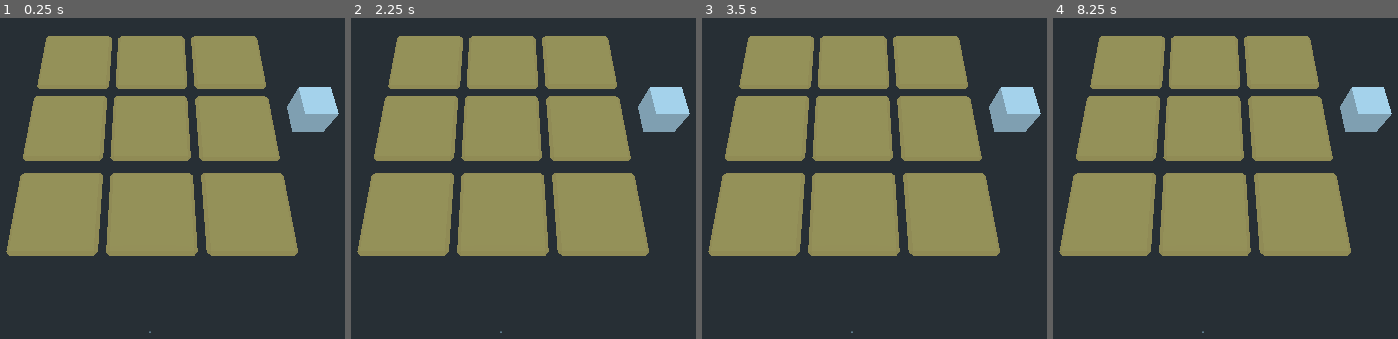
Above: before the commit, frames 1-4 (left to right).
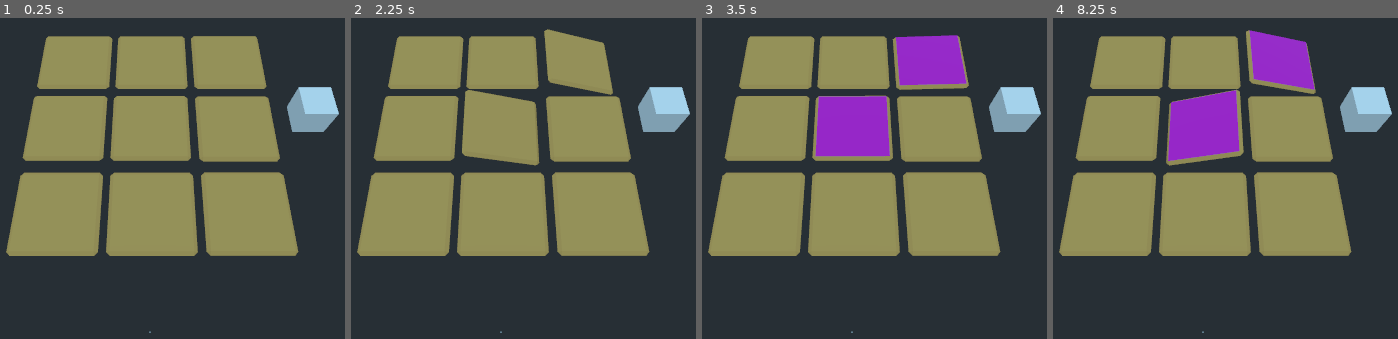
Above: after the commit, the same moments.

Repository: nheeb/OrbinTime
Game: Godot game, scene res://TileFlipPuzzleTest.tscn
The game is run twice, just before and just after one commit, with the same random seed, the same clock (stepped at 60 frames per second) and the same inputs.
Inputs (mouse positions are in pixels of both pictures, inside the frame that each line leads up to):
- Up to frame 1 (0.25 s): no input
- Up to frame 2 (2.25 s): tap Enter at 0.5, 2 s; move the mouse to (675, 146) at 0.52 s; click (675, 146) at 0.67 s; tap Space at 1.25 s; move the mouse to (outside the picture) at 1.27 s; click (outside the picture) at 1.42 s; move the mouse to (582, 66) at 2.02 s; click (582, 66) at 2.17 s
- Up to frame 3 (3.5 s): move the mouse to (812, 265) at 2.77 s; click (812, 265) at 2.92 s
- Up to frame 4 (8.25 s): tap Space at 3.5, 5 s; move the mouse to (outside the picture) at 3.52 s; click (outside the picture) at 3.67 s; tap Enter at 4.25 s; move the mouse to (outside the picture) at 4.27 s; click (outside the picture) at 4.42 s; move the mouse to (1242, 168) at 5.02 s; click (1242, 168) at 5.17 s; move the mouse to (1084, 53) at 5.77 s; click (1084, 53) at 5.92 s; move the mouse to (1377, 146) at 6.52 s; click (1377, 146) at 6.67 s; move the mouse to (outside the picture) at 7.27 s; click (outside the picture) at 7.42 s; move the mouse to (1284, 66) at 8.02 s; click (1284, 66) at 8.17 s

The runs differ from the first frame. In frame 1, 1.1% of the frame differs, in the area x 1-99%, y 5-75%; in frame 2, 2.4%; in frame 3, 8.0%; in frame 4, 8.5%, in the area x 1-99%, y 3-75%.
Error before the commit: Parse Error: The identifier "Game" isn't declared in the current scope. (res://Tile.gd:45)

Commit message:
implement weight

Diff:
--- a/Board.gd
+++ b/Board.gd
@@ -36,16 +36,18 @@
 	# als erstes: diagonalen werden geflippt
 #	if y_flipped == y_other and x_flipped + 1 == x_other:
 #		return true
-
-
-	return false
+	return diagonal_condition(x_flipped, y_flipped, x_other, y_other)
 
 func register_tile_change(x, y):
 	# changing rule, which tiles will flip as well
 	for tile_row in tiles:
 		for tile in tile_row:
 			if check_flip_condition(x, y, tile.x, tile.y):
-				tile.flip()
+				# if there's a weight on here don't flip
+				if Game.weight_x == tile.x and Game.weight_y == tile.y:
+					pass # don't flip
+				else:
+					tile.flip()
 
 	if check_victory():
 		print("wow you won")
--- a/Level.tscn
+++ b/Level.tscn
@@ -7,6 +7,12 @@
 script = ExtResource( 2 )
 
 [node name="Camera" type="Camera" parent="."]
-transform = Transform( 1, 0, 0, 0, 0.372988, 0.927836, 0, -0.927836, 0.372988, 0, 0.495, 0.285 )
+transform = Transform( 1, 0, 0, 0, 0.372988, 0.927836, 0, -0.927836, 0.372988, 0, 0.703197, 0.352542 )
+
+[node name="Camera2" type="Camera" parent="."]
+transform = Transform( 1, 0, 0, 0, 0.372988, 0.927836, 0, -0.927836, 0.372988, 0, 0.945961, 0.402131 )
+projection = 1
+current = true
+size = 0.5292
 
 [node name="Suitcase" parent="." instance=ExtResource( 1 )]
--- a/Logic/3x3Board.tscn
+++ b/Logic/3x3Board.tscn
@@ -1,44 +1,34 @@
-[gd_scene load_steps=4 format=2]
+[gd_scene load_steps=3 format=2]
 
 [ext_resource path="res://Models/Tile.tscn" type="PackedScene" id=1]
 [ext_resource path="res://Board.gd" type="Script" id=2]
-[ext_resource path="res://Tile.gd" type="Script" id=3]
 
 [node name="Board" type="Spatial"]
 script = ExtResource( 2 )
 
-[node name="Tile11" type="Spatial" parent="." instance=ExtResource( 1 )]
+[node name="Tile11" parent="." instance=ExtResource( 1 )]
 transform = Transform( 1, 8.74228e-08, 8.74228e-08, 8.74228e-08, -1, 7.64274e-15, 8.74228e-08, 0, -1, 1.95376, 1.15424e-07, -1.03148 )
-script = ExtResource( 3 )
 
-[node name="Tile12" type="Spatial" parent="." instance=ExtResource( 1 )]
+[node name="Tile12" parent="." instance=ExtResource( 1 )]
 transform = Transform( 1, 8.74228e-08, 8.74228e-08, 8.74228e-08, -1, 7.64274e-15, 8.74228e-08, 0, -1, 0.636588, 2.73587e-10, -1.02796 )
-script = ExtResource( 3 )
 
-[node name="Tile13" type="Spatial" parent="." instance=ExtResource( 1 )]
+[node name="Tile13" parent="." instance=ExtResource( 1 )]
 transform = Transform( 1, 8.74228e-08, 8.74228e-08, 8.74228e-08, -1, 7.64274e-15, 8.74228e-08, 0, -1, -0.670086, -1.1396e-07, -1.02796 )
-script = ExtResource( 3 )
 
-[node name="Tile21" type="Spatial" parent="." instance=ExtResource( 1 )]
+[node name="Tile21" parent="." instance=ExtResource( 1 )]
 transform = Transform( 1, 8.74228e-08, 8.74228e-08, 8.74228e-08, -1, 7.64274e-15, 8.74228e-08, 0, -1, 1.94818, 1.14936e-07, 0.324627 )
-script = ExtResource( 3 )
 
-[node name="Tile22" type="Spatial" parent="." instance=ExtResource( 1 )]
+[node name="Tile22" parent="." instance=ExtResource( 1 )]
 transform = Transform( 1, 8.74228e-08, 8.74228e-08, 8.74228e-08, -1, 7.64274e-15, 8.74228e-08, 0, -1, 0.621978, -1.00366e-09, 0.314214 )
-script = ExtResource( 3 )
 
-[node name="Tile23" type="Spatial" parent="." instance=ExtResource( 1 )]
+[node name="Tile23" parent="." instance=ExtResource( 1 )]
 transform = Transform( 1, 8.74228e-08, 8.74228e-08, 8.74228e-08, -1, 7.64274e-15, 8.74228e-08, 0, -1, -0.686841, -1.15424e-07, 0.314214 )
-script = ExtResource( 3 )
 
-[node name="Tile31" type="Spatial" parent="." instance=ExtResource( 1 )]
+[node name="Tile31" parent="." instance=ExtResource( 1 )]
 transform = Transform( 1, 8.74228e-08, 8.74228e-08, 8.74228e-08, -1, 7.64274e-15, 8.74228e-08, 0, -1, 1.95376, 1.15424e-07, 1.7078 )
-script = ExtResource( 3 )
 
-[node name="Tile32" type="Spatial" parent="." instance=ExtResource( 1 )]
+[node name="Tile32" parent="." instance=ExtResource( 1 )]
 transform = Transform( 1, 8.74228e-08, 8.74228e-08, 8.74228e-08, -1, 7.64274e-15, 8.74228e-08, 0, -1, 0.636588, 2.73587e-10, 1.71132 )
-script = ExtResource( 3 )
 
-[node name="Tile33" type="Spatial" parent="." instance=ExtResource( 1 )]
+[node name="Tile33" parent="." instance=ExtResource( 1 )]
 transform = Transform( 1, 8.74228e-08, 8.74228e-08, 8.74228e-08, -1, 7.64274e-15, 8.74228e-08, 0, -1, -0.670086, -1.1396e-07, 1.71132 )
-script = ExtResource( 3 )
--- a/Logic/Game.gd
+++ b/Logic/Game.gd
@@ -1,5 +1,5 @@
 extends Node
 
-var current_weight: Weight = null
+var selected_weight: Weight = null
 var weight_x = 1
 var weight_y = 2
--- a/Logic/Weight.gd
+++ b/Logic/Weight.gd
@@ -12,13 +12,12 @@
 	pass # Replace with function body.
 
 
-
-
 func _on_ClickArea_input_event(_camera: Node, event: InputEvent, _position: Vector3, _normal: Vector3, _shape_idx: int) -> void:
 	if event is InputEventMouseButton:
 		if event.pressed and event.button_index == 1:
 			currently_selected = not currently_selected
 			if currently_selected:
+				print("weight was selected")
 				# outline shader ON
-				Game.current_weight = self
+				Game.selected_weight = self
 				print("nice")
--- a/Tile.gd
+++ b/Tile.gd
@@ -1,7 +1,7 @@
 extends Spatial
 
 onready var is_flipped := false
-export var random_flippiness = 10.5
+export var random_flippiness = 5.5
 onready var target_one = $Mesh.transform.rotated(Vector3.FORWARD, deg2rad(180.0 + (randf()-0.5)*random_flippiness))
 onready var target_two = $Mesh.transform.rotated(Vector3.FORWARD, deg2rad((randf()-0.5)*random_flippiness))
 
@@ -23,12 +23,11 @@
 	$Mesh.transform = $Mesh.transform.interpolate_with(target_transform, weight)
 
 func flip_visually():
-	if $Tween.is_active():
-		print("reset tween")
+	if $Tween.is_active():\
 		$Tween.stop_all()
 	target_transform = target_one if is_flipped else target_two
-
-	$Tween.interpolate_method(self, "flip_lerp", 0.0, 1.0, 1.0, Tween.TRANS_LINEAR)
+	$Tween.remove_all()
+	$Tween.interpolate_method(self, "flip_lerp", 0.0, 1.0, 1.8, Tween.TRANS_LINEAR)
 	$Tween.start()
 #	$ClickArea.monitoring = false
 #	$ClickArea.input_ray_pickable = false
@@ -42,10 +41,16 @@
 	if event is InputEventMouseButton:
 		if event.pressed and event.button_index == 1:
 			# either put a weight on this or flip it
-			if Game.current_weight != null:
-				var weight: Weight = Game.current_weight
-				Game.current_weight = null
+			if Game.selected_weight != null: # weight is selected for movement
+				var weight: Weight = Game.selected_weight
+				weight.currently_selected = false
+				Game.selected_weight = null
+
 				weight.transform.origin = self.transform.origin
+				Game.weight_x = x
+				Game.weight_y = y
+			elif Game.weight_x == x and Game.weight_y == y: # weight is on this tile
+				pass # do nothing
 			else:  # flip
 				flip()
 				emit_signal("flipped", x, y)
--- a/TileFlipPuzzleTest.tscn
+++ b/TileFlipPuzzleTest.tscn
@@ -10,7 +10,7 @@
 [node name="Camera" type="Camera" parent="."]
 transform = Transform( 1, 0, 0, 0, 0.43677, 0.899573, 0, -0.899573, 0.43677, 0.611616, 4.40535, 3.20552 )
 
-[node name="Board" parent="." instance=ExtResource( 3 )]
+[node name="3x3Board" parent="." instance=ExtResource( 3 )]
 
 [node name="Board2" type="Spatial" parent="."]
 transform = Transform( 1, 0, 0, 0, 1, 0, 0, 0, 1, -4.87955, 0, 0 )
--- a/project.godot
+++ b/project.godot
@@ -24,10 +24,15 @@
 run/main_scene="res://TileFlipPuzzleTest.tscn"
 config/icon="res://icon.png"
 
+[autoload]
+
+Game="*res://Logic/Game.tscn"
+
 [physics]
 
 common/enable_pause_aware_picking=true
 
 [rendering]
 
+quality/filters/msaa=1
 environment/default_environment="res://default_env.tres"
